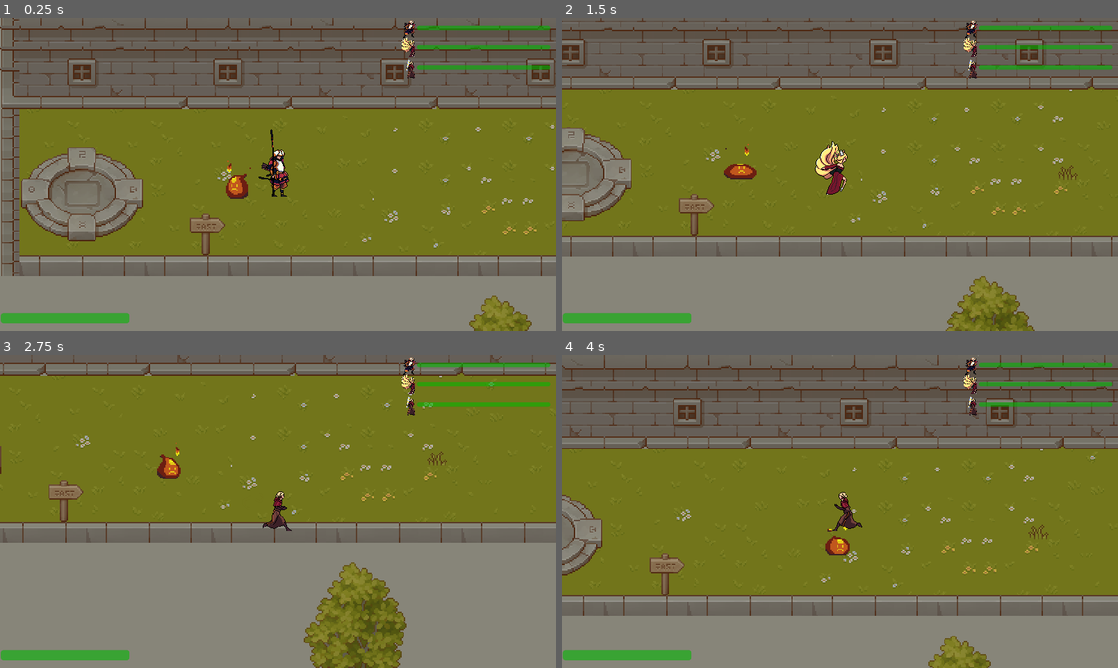
Above: before the commit, frames 1-4 (two rows, left to right).
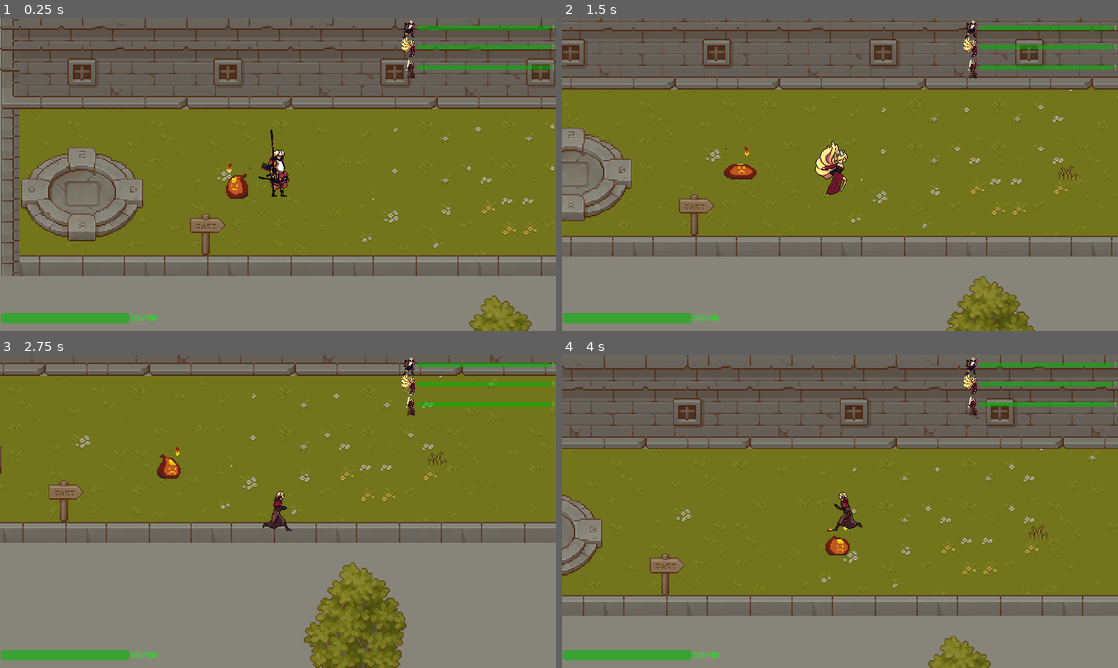
Above: after the commit, the same moments.

Repository: AugustanaCSC380January2024/final-game-jeager
Game: Godot game, scene res://scenes/levels/level_1.tscn
Two runs of this game, one before a commit and one after it. Both use one fixed random seed, a clock stepped at 60 frames per second and the inputs below.
Inputs:
- Up to frame 1 (0.25 s): no input
- Up to frame 2 (1.5 s): hold D (move right) 0.53-1.28 s; tap 1 (character 1 selected) at 0.6 s; hold S (move down) from 1.28 s (still down); tap 2 (character 2 selected) at 1.35 s
- Up to frame 3 (2.75 s): release S (move down) at 2.03 s; hold D (move right) from 2.03 s (still down); tap 3 (character 3 selected) at 2.1 s
- Up to frame 4 (4 s): release D (move right) at 2.78 s; hold W (move up) 2.78-3.53 s; tap Space (normal attack) at 2.85 s; hold A (move left) from 3.53 s (still down); tap E (ultimate) at 3.6 s

The runs differ from the first frame. In frame 1, less than 0.1% of the frame differs, in the area x 23-100%, y 2-97%; in frame 2, less than 0.1%; in frame 3, less than 0.1%; in frame 4, less than 0.1%.
Error in both runs: Cannot call method 'get_children' on a null value. (res://scripts/levels/level.gd:12)

Commit message:
added exp bar..left to added functionality to it

Diff:
--- a/project.godot
+++ b/project.godot
@@ -83,3 +83,4 @@
 2d_physics/layer_2="enemy"
 2d_physics/layer_3="world"
 2d_physics/layer_5="companion"
+2d_physics/layer_6="coin"
--- a/scenes/enemy/normal enemy/skeleton.tscn
+++ b/scenes/enemy/normal enemy/skeleton.tscn
@@ -598,3 +598,8 @@
 offset_right = -6.0
 offset_bottom = -24.0
 character = NodePath("..")
+
+[node name="Label" parent="health_bar" index="0"]
+visible = false
+
+[editable path="health_bar"]
--- a/scenes/enemy/normal enemy/slime.tscn
+++ b/scenes/enemy/normal enemy/slime.tscn
@@ -436,3 +436,8 @@
 offset_right = 20.0
 offset_bottom = -22.0
 character = NodePath("..")
+
+[node name="Label" parent="health_bar" index="0"]
+visible = false
+
+[editable path="health_bar"]
--- a/scenes/levels/level_2.tscn
+++ b/scenes/levels/level_2.tscn
@@ -13,6 +13,7 @@
 [ext_resource type="PackedScene" uid="uid://b4wa74x5q2a75" path="res://scenes/other/portal.tscn" id="6_iqb0h"]
 [ext_resource type="Texture2D" uid="uid://brocy360o801q" path="res://assets/Skins/Player skins/character icon/miko_icon.png" id="7_13v0c"]
 [ext_resource type="Texture2D" uid="uid://cxcbeao47io3c" path="res://assets/Skins/Player skins/character icon/hayate_icon.png" id="8_1tv4t"]
+[ext_resource type="PackedScene" uid="uid://bf33gkctekuso" path="res://scenes/ui/exp_bar.tscn" id="8_ydnfj"]
 [ext_resource type="PackedScene" uid="uid://cbbnm3cctu4sp" path="res://scenes/enemy/normal enemy/skeleton.tscn" id="14_4imw8"]
 [ext_resource type="PackedScene" uid="uid://cmrdhph8qippw" path="res://scenes/players/companion.tscn" id="14_ufn4g"]
 [ext_resource type="PackedScene" uid="uid://cvjtbx5vno36k" path="res://scenes/enemy/normal enemy/slime.tscn" id="15_kodex"]
@@ -58,11 +59,14 @@
 [node name="CanvasLayer" type="CanvasLayer" parent="."]
 
 [node name="health_bar" parent="CanvasLayer" node_paths=PackedStringArray("character") instance=ExtResource("5_qyae3")]
-offset_left = 2.0
-offset_top = 679.0
-offset_right = -982.0
-offset_bottom = -18.0
+offset_top = 644.0
+offset_right = -984.0
+offset_bottom = -53.0
 character = NodePath("../../hayate")
+
+[node name="exp_bar" parent="CanvasLayer" instance=ExtResource("8_ydnfj")]
+offset_top = 680.0
+offset_bottom = 707.0
 
 [node name="press_shoot_label" type="Label" parent="CanvasLayer"]
 offset_left = 526.0
@@ -77,22 +81,31 @@
 offset_left = 960.0
 offset_top = 109.0
 offset_right = -13.0
-offset_bottom = -601.0
+offset_bottom = -605.0
 character = NodePath("../../../saber")
+
+[node name="Label" parent="CanvasLayer/party_health_bars/saber_mini_health_bar" index="0"]
+visible = false
 
 [node name="miko_mini_health_bar" parent="CanvasLayer/party_health_bars" node_paths=PackedStringArray("character") instance=ExtResource("5_qyae3")]
 offset_left = 960.0
 offset_top = 62.0
 offset_right = -13.0
-offset_bottom = -648.0
+offset_bottom = -652.0
 character = NodePath("../../../miko")
+
+[node name="Label" parent="CanvasLayer/party_health_bars/miko_mini_health_bar" index="0"]
+visible = false
 
 [node name="hayate_mini_health_bar" parent="CanvasLayer/party_health_bars" node_paths=PackedStringArray("character") instance=ExtResource("5_qyae3")]
 offset_left = 960.0
 offset_top = 18.0
 offset_right = -13.0
-offset_bottom = -692.0
+offset_bottom = -696.0
 character = NodePath("../../../hayate")
+
+[node name="Label" parent="CanvasLayer/party_health_bars/hayate_mini_health_bar" index="0"]
+visible = false
 
 [node name="saber_icon" type="Sprite2D" parent="CanvasLayer/party_health_bars"]
 texture_filter = 1
@@ -149,4 +162,7 @@
 position = Vector2(1416, 852)
 
 [editable path="TileMap"]
+[editable path="CanvasLayer/party_health_bars/saber_mini_health_bar"]
+[editable path="CanvasLayer/party_health_bars/miko_mini_health_bar"]
+[editable path="CanvasLayer/party_health_bars/hayate_mini_health_bar"]
 [editable path="hayate"]
--- a/scenes/other/coin.tscn
+++ b/scenes/other/coin.tscn
@@ -1,5 +1,6 @@
-[gd_scene load_steps=11 format=3 uid="uid://2ocotamxjmq2"]
+[gd_scene load_steps=12 format=3 uid="uid://2ocotamxjmq2"]
 
+[ext_resource type="Script" path="res://scripts/map_props/coin.gd" id="1_842i8"]
 [ext_resource type="Texture2D" uid="uid://cj5gbr7et11yx" path="res://assets/Skins/other/Pixel purple gem.png" id="1_kg8gc"]
 
 [sub_resource type="AtlasTexture" id="AtlasTexture_b4cnl"]
@@ -62,12 +63,22 @@
 [sub_resource type="CircleShape2D" id="CircleShape2D_adbrr"]
 radius = 15.0
 
-[node name="coin" type="Area2D"]
+[node name="coin" type="CharacterBody2D"]
+collision_layer = 32
+script = ExtResource("1_842i8")
 
 [node name="AnimatedSprite2D" type="AnimatedSprite2D" parent="."]
 texture_filter = 1
 sprite_frames = SubResource("SpriteFrames_l6a5m")
 frame_progress = 0.0979787
 
-[node name="CollisionShape2D" type="CollisionShape2D" parent="."]
+[node name="CollisionShape2D2" type="CollisionShape2D" parent="."]
 shape = SubResource("CircleShape2D_adbrr")
+
+[node name="Area2D" type="Area2D" parent="."]
+collision_layer = 32
+
+[node name="CollisionShape2D" type="CollisionShape2D" parent="Area2D"]
+shape = SubResource("CircleShape2D_adbrr")
+
+[connection signal="body_entered" from="Area2D" to="." method="_on_area_2d_body_entered"]
--- a/scenes/players/hayate.tscn
+++ b/scenes/players/hayate.tscn
@@ -536,7 +536,7 @@
 [node name="hayate" type="CharacterBody2D"]
 texture_filter = 1
 position = Vector2(0, -1)
-collision_mask = 12
+collision_mask = 44
 script = ExtResource("1_vt4qa")
 health_points = 100
 
--- a/scenes/players/miko.tscn
+++ b/scenes/players/miko.tscn
@@ -765,7 +765,7 @@
 [node name="miko" type="CharacterBody2D"]
 y_sort_enabled = true
 texture_filter = 1
-collision_mask = 12
+collision_mask = 44
 script = ExtResource("1_v7m3s")
 defence = 70
 attack = 30
--- a/scenes/players/saber.tscn
+++ b/scenes/players/saber.tscn
@@ -388,7 +388,7 @@
 height = 72.0
 
 [node name="saber" type="CharacterBody2D"]
-collision_mask = 12
+collision_mask = 44
 script = ExtResource("1_bvcqm")
 defence = 50
 attack = 70
--- /dev/null
+++ b/scenes/ui/exp_bar.tscn
@@ -0,0 +1,27 @@
+[gd_scene load_steps=2 format=3 uid="uid://bf33gkctekuso"]
+
+[ext_resource type="Script" path="res://scripts/UI/exp_bar.gd" id="1_r6pjp"]
+
+[node name="exp_bar" type="ProgressBar"]
+modulate = Color(0, 1, 1, 1)
+offset_right = 448.0
+offset_bottom = 27.0
+rounded = true
+show_percentage = false
+script = ExtResource("1_r6pjp")
+
+[node name="Label" type="Label" parent="."]
+layout_mode = 1
+anchors_preset = 8
+anchor_left = 0.5
+anchor_top = 0.5
+anchor_right = 0.5
+anchor_bottom = 0.5
+offset_left = 232.0
+offset_top = -12.5
+offset_right = 272.0
+offset_bottom = 10.5
+grow_horizontal = 2
+grow_vertical = 2
+text = "LVL 1
+"
--- a/scenes/ui/health_bar.tscn
+++ b/scenes/ui/health_bar.tscn
@@ -7,12 +7,26 @@
 anchors_preset = 15
 anchor_right = 1.0
 anchor_bottom = 1.0
-offset_left = 5.0
-offset_top = 3.0
-offset_right = 5.0
-offset_bottom = 3.0
+offset_right = -832.0
+offset_bottom = -693.0
 grow_horizontal = 2
 grow_vertical = 2
 value = 100.0
 show_percentage = false
 script = ExtResource("1_nrywg")
+
+[node name="Label" type="Label" parent="."]
+layout_mode = 1
+anchors_preset = 6
+anchor_left = 1.0
+anchor_top = 0.5
+anchor_right = 1.0
+anchor_bottom = 0.5
+offset_left = 23.0
+offset_top = -11.5
+offset_right = 63.0
+offset_bottom = 11.5
+grow_horizontal = 0
+grow_vertical = 2
+text = "0
+"
--- /dev/null
+++ b/scripts/UI/exp_bar.gd
@@ -0,0 +1 @@
+extends ProgressBar
--- a/scripts/UI/health_bar.gd
+++ b/scripts/UI/health_bar.gd
@@ -16,6 +16,7 @@
 		var health_ratio : float = float(character.health_points) / float(character.max_health_points)
 		# Set the progress bar value based on the ratio
 		value = health_ratio*100
+		$Label.text = str(character.health_points) + "/" + str(character.max_health_points)
 
 func change_player(new_player):
 	character = new_player
--- a/scripts/levels/level.gd
+++ b/scripts/levels/level.gd
@@ -38,6 +38,7 @@
 func _enemy_killed(pos):
 	var new_particle = absorb_particles.instantiate()
 	add_child(new_particle)
+	new_particle.absorbed_by_slime.connect(spawn_coin)
 	new_particle.set_global_pos(pos)
 	new_particle.set_target(companion)
 	companion.set_stop_movement(true)
@@ -83,3 +84,8 @@
 
 func _on_pillar_strucked():
 	$map_props/portal.column_hit()
+
+func spawn_coin():
+	var new_coin = coin.instantiate()
+	add_child(new_coin)
+	new_coin.position = companion.global_position
--- /dev/null
+++ b/scripts/map_props/coin.gd
@@ -0,0 +1,6 @@
+extends CharacterBody2D
+
+signal coin_collected
+
+func _on_area_2d_body_entered(body):
+	coin_collected.emit()
Not shown: 1 places in scenes/levels/level_2.tscn that only renumber resources
